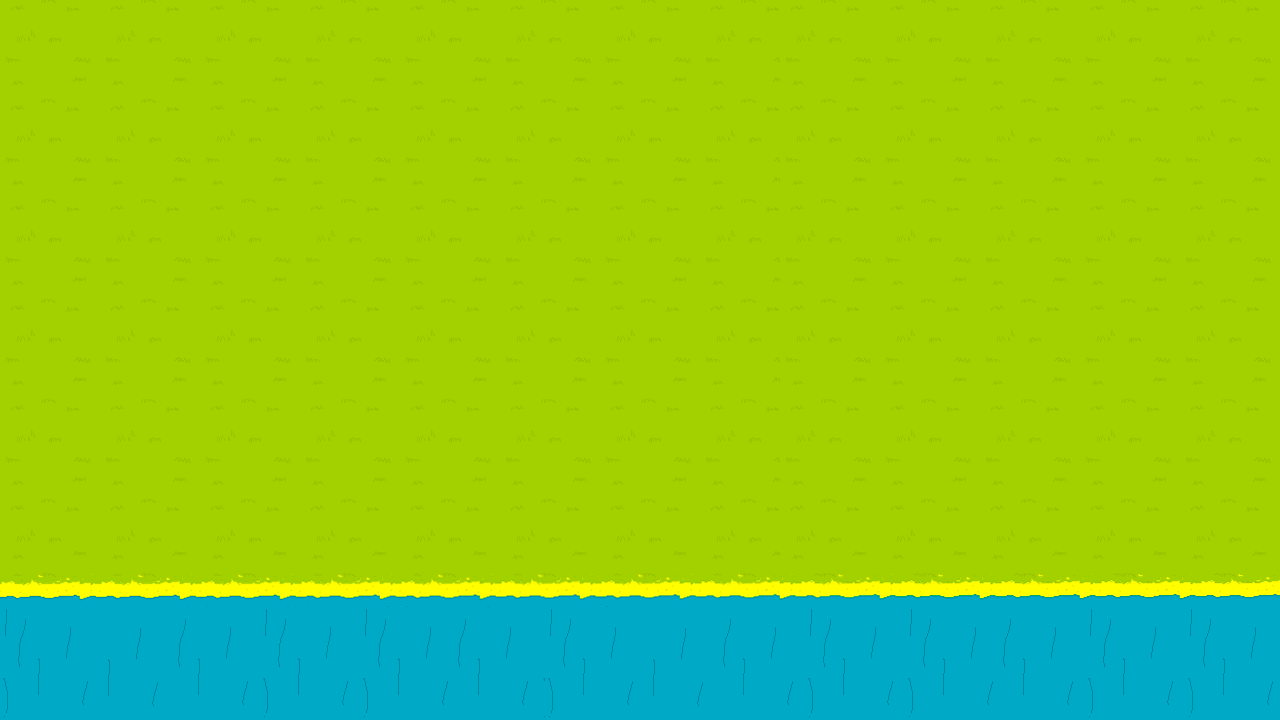
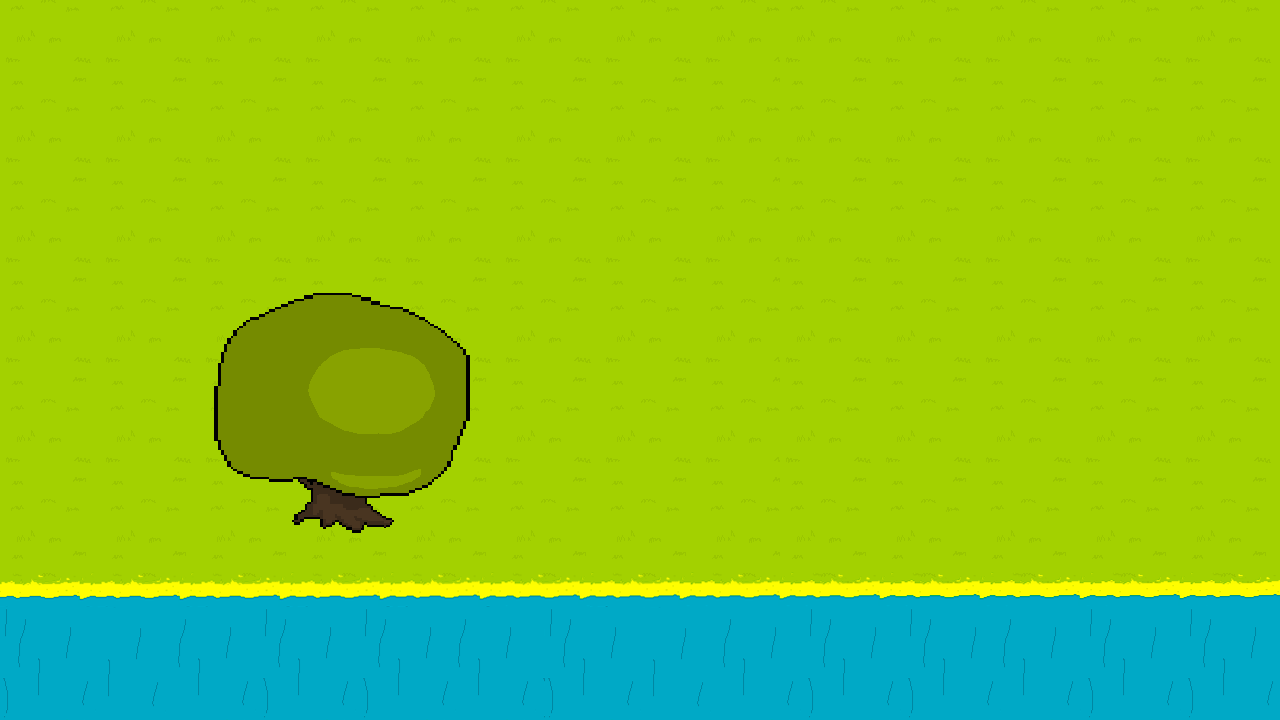
Before/after of a w=1280, h=720 layered artwork. What changed in the layer stack:
added layer "Camada 1" above "Tile-X4" over [214,293,470,533]
